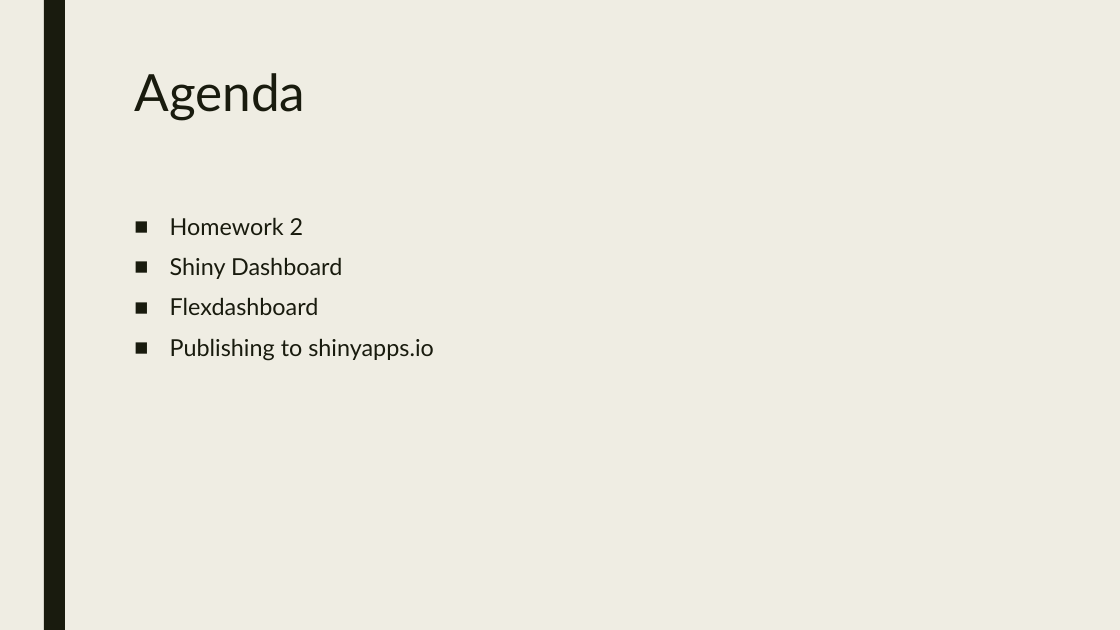
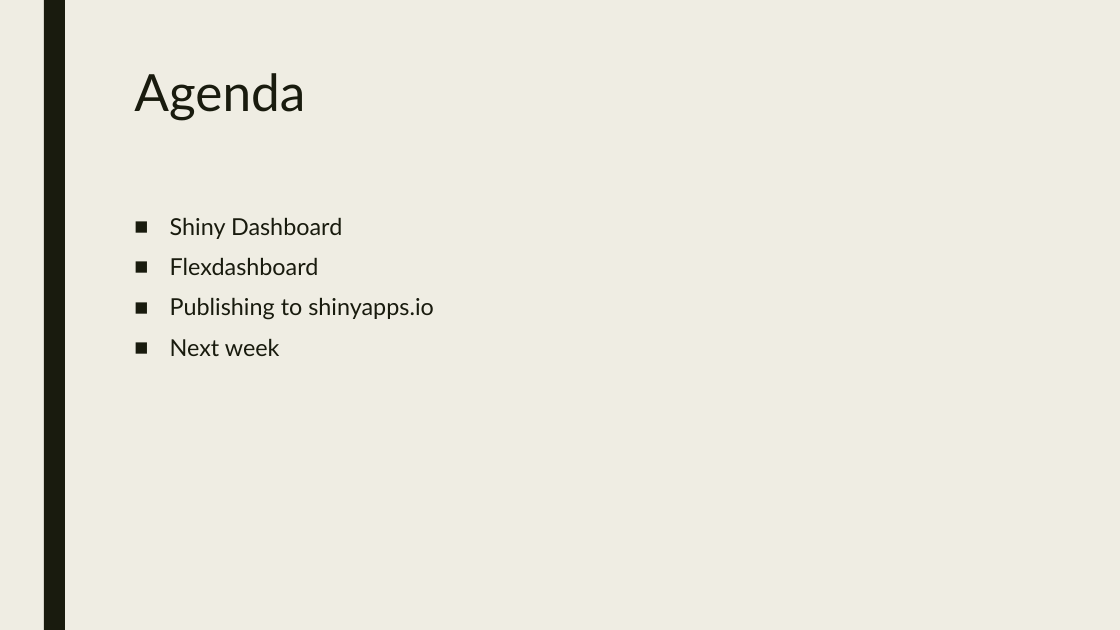
Before and after one commit to RforOperations2018/Class_2, a slide deck: slide 2 of Class 6.pptx. Drawn at 1120x630 pixels with LibreOffice and Linux fonts; fonts in the diff are those of the drawing. Boxes give left, top, right and bottom in pixels: in the first picture for what was removed or moved away, otherwise in the second. Text is boxed around its words. In the diff, an @@ line names an element or a change of style, - is before the commit and + after.

Commit message:
Slide updates

```diff
--- a/Class 6.pptx
+++ b/Class 6.pptx
@@ text at (170,217,304,235): paragraph removed @@
-■ Homework 2
@@ text at (170,338,280,356): paragraph added @@
+■ Next week
```
Also in this commit, not shown: 2 slides added, 1 slide removed, 1 other file.
